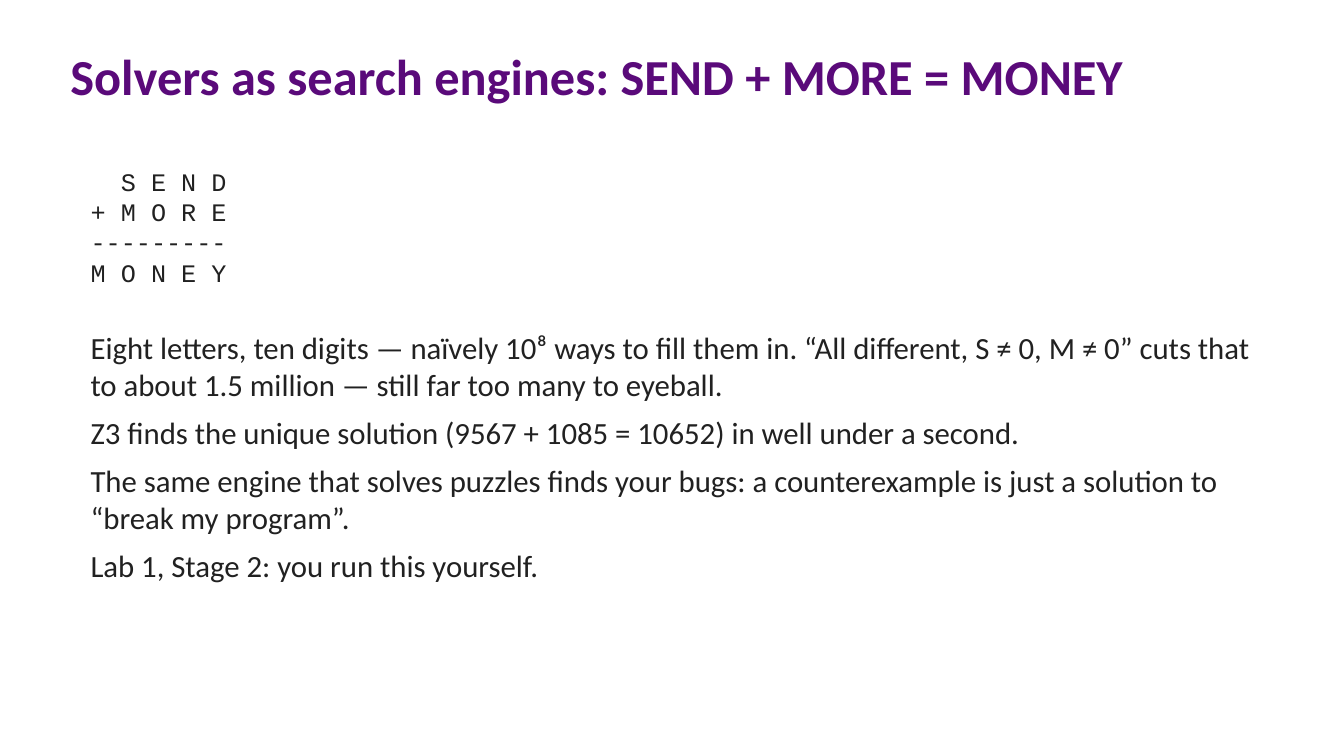
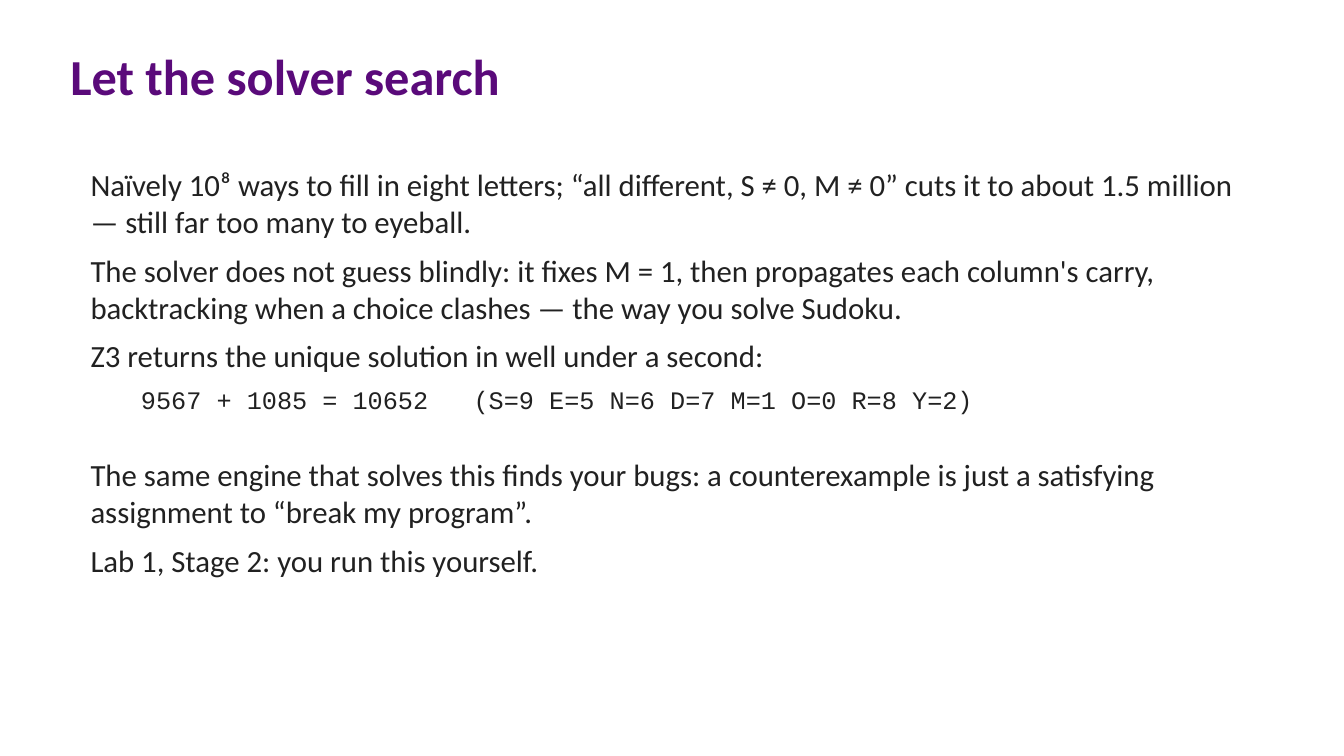
Before and after one commit to lucasccordeiro/unifei, a slide deck: slide 34 of slides/session1/01-session1-fundamentals.pptx (slide 32 before the commit). Drawn at 1344x756 pixels with LibreOffice and Linux fonts; fonts in the diff are those of the drawing. Boxes give left, top, right and bottom in pixels: in the first picture for what was removed or moved away, otherwise in the second. Text is boxed around its words. In the diff, an @@ line names an element or a change of style, - is before the commit and + after.

```diff
--- a/slides/session1/01-session1-fundamentals.pptx
+++ b/slides/session1/01-session1-fundamentals.pptx
@@ text at [70,59,500,96]: text changed @@
-Solvers as search engines: SEND + MORE = MONEY
+Let the solver search
@@ text at [91,172,1232,529]: text changed @@
-S E N D
-+ M O R E
----------
-M O N E Y
-Eight letters, ten digits — naïvely 10⁸ ways to fill them in. “All different, S ≠ 0, M ≠ 0” cuts that to about 1.5 million — still far too many to eyeball.
-Z3 finds the unique solution (9567 + 1085 = 10652) in well under a second.
-The same engine that solves puzzles finds your bugs: a counterexample is just a solution to “break my program”.
+Naïvely 10⁸ ways to fill in eight letters; “all different, S ≠ 0, M ≠ 0” cuts it to about 1.5 million — still far too many to eyeball.
+The solver does not guess blindly: it fixes M = 1, then propagates each column's carry, backtracking when a choice clashes — the way you solve Sudoku.
+Z3 returns the unique solution in well under a second:
+  9567 + 1085 = 10652 (S=9 E=5 N=6 D=7 M=1 O=0 R=8 Y=2)
+The same engine that solves this finds your bugs: a counterexample is just a satisfying assignment to “break my program”.
```
Also in this commit, not shown: 2 slides added, 3 other files.
